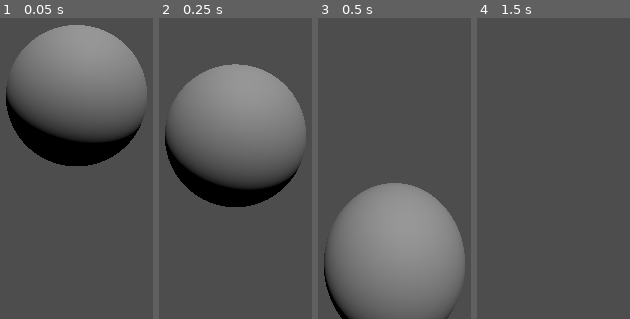
Above: before the commit, frames 1-4 (left to right).
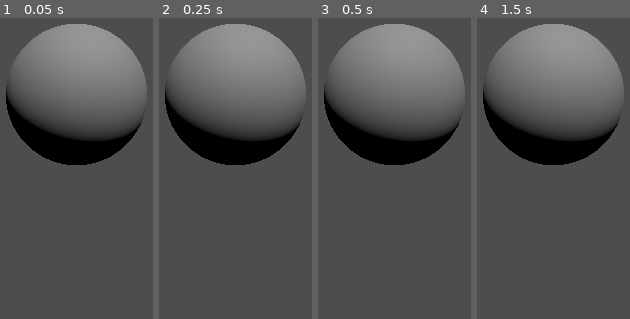
Above: after the commit, the same moments.

Repository: canhotuctor/skylab
Game: Godot game, scene res://test_scene.tscn
Same seed, same stepped clock (60 frames per second), same inputs: the game is played once before the commit and once after it.
Inputs:
- Up to frame 1 (0.05 s): no input
- Up to frame 2 (0.25 s): no input
- Up to frame 3 (0.5 s): no input
- Up to frame 4 (1.5 s): tap Enter at 1.25 s

The runs differ from the first frame. In frame 1, 0.7% of the frame differs, in the area x 3-97%, y 1-50%; in frame 2, 37%; in frame 3, 54%, in the area x 3-97%, y 1-100%; in frame 4, 25%.

Commit message:
Added prototype gravity
Added gravity_test scene, GravityObject script and changed default values of the physics engine (gravity and damp)

Diff:
--- /dev/null
+++ b/Gravity Object/GravityObject.gd
@@ -0,0 +1,28 @@
+class_name GravityObject
+extends RigidBody3D
+
+const gravity_group_name := "gravity_object"
+#const G := 6.6743 * pow(10,-11) # m³/kg*s²
+const G := 3600 * 24 * 6.6743 * pow(10,-5) # m³/Mg*day²
+
+# Called when the node enters the scene tree for the first time.
+func _ready():
+	add_to_group(gravity_group_name)
+
+
+# Called every frame. 'delta' is the elapsed time since the previous frame.
+func _physics_process(delta):
+	var gravity_list := get_tree().get_nodes_in_group(gravity_group_name)
+	for body in gravity_list:
+		if self != body:
+			apply_force(gravity_force(body))
+
+
+func gravity_force(body) -> Vector3:
+	if not (body is GravityObject):
+		return Vector3.ZERO
+	#GmM/r²
+	var direction = position.direction_to(body.position)
+	var force = G * mass * body.mass / position.distance_squared_to(body.position)
+	print(force)
+	return direction * force
--- /dev/null
+++ b/Gravity Object/gravity_test.tscn
@@ -0,0 +1,48 @@
+[gd_scene load_steps=5 format=3 uid="uid://cce5e481btrms"]
+
+[ext_resource type="Script" path="res://Gravity Object/GravityObject.gd" id="1_sjp3v"]
+
+[sub_resource type="SphereMesh" id="SphereMesh_lu7dq"]
+
+[sub_resource type="SphereMesh" id="SphereMesh_1vphk"]
+
+[sub_resource type="SphereShape3D" id="SphereShape3D_c0nvr"]
+
+[node name="Node3D" type="Node3D"]
+
+[node name="GravityObject" type="RigidBody3D" parent="."]
+mass = 1000.0
+script = ExtResource("1_sjp3v")
+
+[node name="MeshInstance3D" type="MeshInstance3D" parent="GravityObject"]
+mesh = SubResource("SphereMesh_lu7dq")
+
+[node name="GravityObject2" type="RigidBody3D" parent="."]
+transform = Transform3D(1, 0, 0, 0, 1, 0, 0, 0, 1, 9.54149, 0, 0)
+mass = 0.01
+linear_velocity = Vector3(0, 25, 0)
+script = ExtResource("1_sjp3v")
+
+[node name="MeshInstance3D" type="MeshInstance3D" parent="GravityObject2"]
+mesh = SubResource("SphereMesh_1vphk")
+
+[node name="CollisionShape3D" type="CollisionShape3D" parent="GravityObject2"]
+shape = SubResource("SphereShape3D_c0nvr")
+
+[node name="GravityObject3" type="RigidBody3D" parent="."]
+transform = Transform3D(1, 0, 0, 0, 1, 0, 0, 0, 1, -0.135681, 0, 5.31255)
+mass = 0.01
+linear_velocity = Vector3(30, -5, 0)
+script = ExtResource("1_sjp3v")
+
+[node name="MeshInstance3D" type="MeshInstance3D" parent="GravityObject3"]
+mesh = SubResource("SphereMesh_1vphk")
+
+[node name="CollisionShape3D" type="CollisionShape3D" parent="GravityObject3"]
+shape = SubResource("SphereShape3D_c0nvr")
+
+[node name="Camera3D" type="Camera3D" parent="."]
+transform = Transform3D(1, 0, 0, 0, 0.979589, 0.20101, 0, -0.20101, 0.979589, 0, 2.35527, 11.7819)
+
+[node name="DirectionalLight3D" type="DirectionalLight3D" parent="."]
+transform = Transform3D(0.94308, -0.108838, -0.314253, 0.331926, 0.366704, 0.869111, 0.0206458, -0.923949, 0.381957, 0, 3.45511, 0)
--- a/project.godot
+++ b/project.godot
@@ -14,3 +14,10 @@
 run/main_scene="res://test_scene.tscn"
 config/features=PackedStringArray("4.0", "Forward Plus")
 config/icon="res://icon.svg"
+
+[physics]
+
+3d/default_gravity=0.0
+3d/default_gravity_vector=Vector3(0, 0, 0)
+3d/default_linear_damp=0.0
+3d/default_angular_damp=0.0
